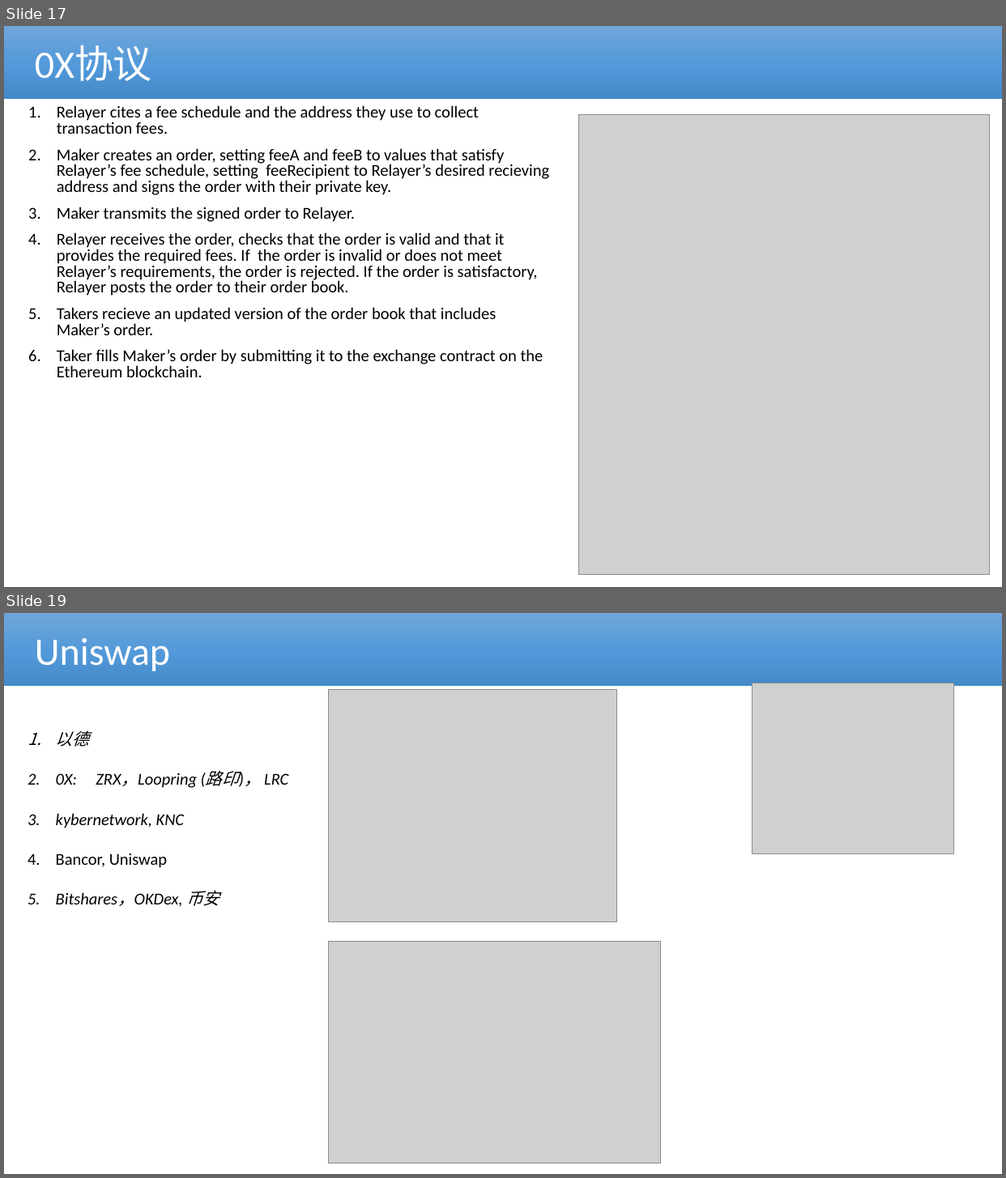
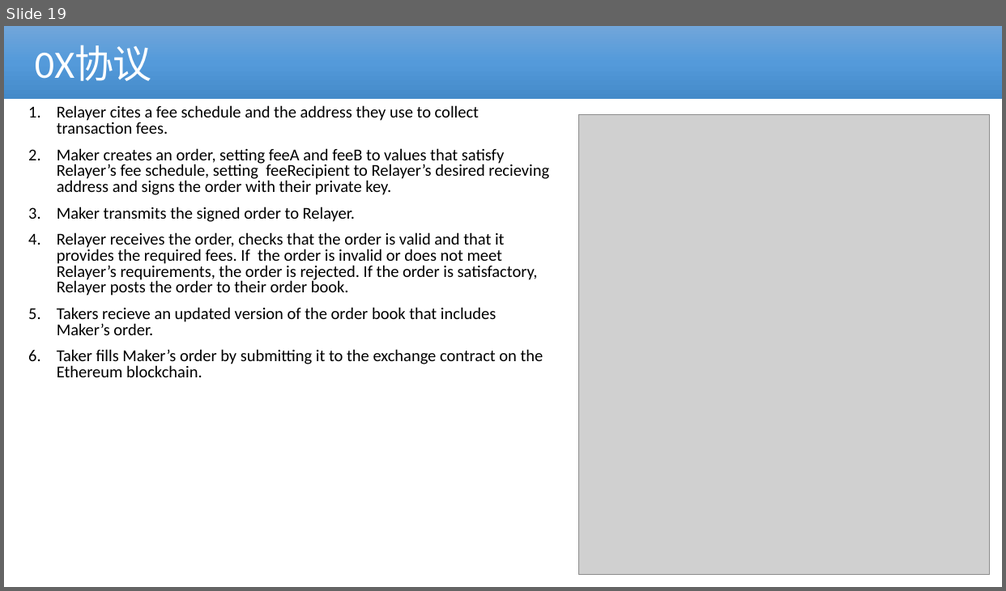
Before and after one commit to cmdpos/gaia, a slide deck: ppt/blockchain-dex.pptx. Shown one above the other, each under a label of ours: slides 17 and 19 before the commit, slide 19 after it; the slides between them are not shown. The pictures are 1006x1178 and 1006x591 pixels, drawn with LibreOffice and Linux fonts; fonts in the diff are those of the drawing; grey boxes stand for pictures; background and template pictures are left out. Boxes give left, top, right and bottom in pixels: in the first picture for what was removed or moved away, otherwise in the second. Text is boxed around its words. In the diff, an @@ line names an element or a change of style, - is before the commit and + after.

```diff
--- a/ppt/blockchain-dex.pptx
+++ b/ppt/blockchain-dex.pptx
@@ slide 19 removed at box(4, 613, 1002, 1174), background #FFFFFF @@
@@ rectangle removed at box(4, 613, 1002, 686) @@
-Uniswap
@@ picture removed at box(752, 683, 954, 854) @@
@@ picture removed at box(329, 690, 617, 922) @@
@@ text removed at box(56, 730, 288, 907) @@
-1. 以德
-2. 0X: ZRX，Loopring (路印)， LRC
-3. kybernetwork, KNC
-4. Bancor, Uniswap
-5. Bitshares，OKDex, 币安
@@ picture removed at box(329, 942, 661, 1163) @@
@@ what was slide 17 is now slide 19 @@
```
Also in this commit, not shown: 4 slides changed, 2 slides added, 3 other slides removed.
